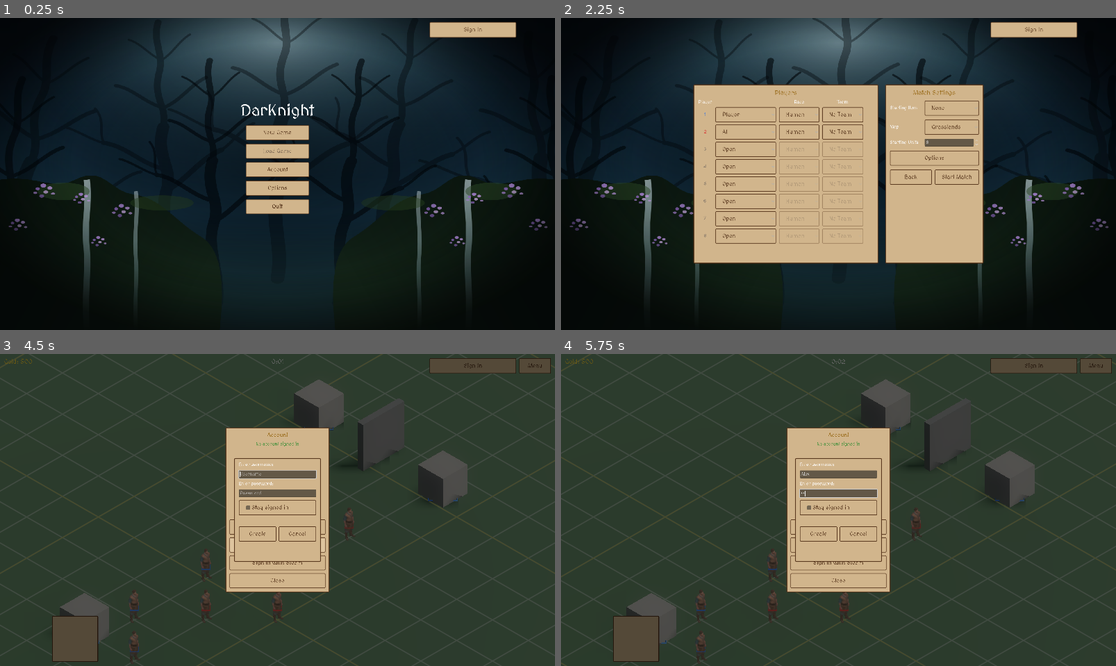
Above: before the commit, frames 1-4 (two rows, left to right).
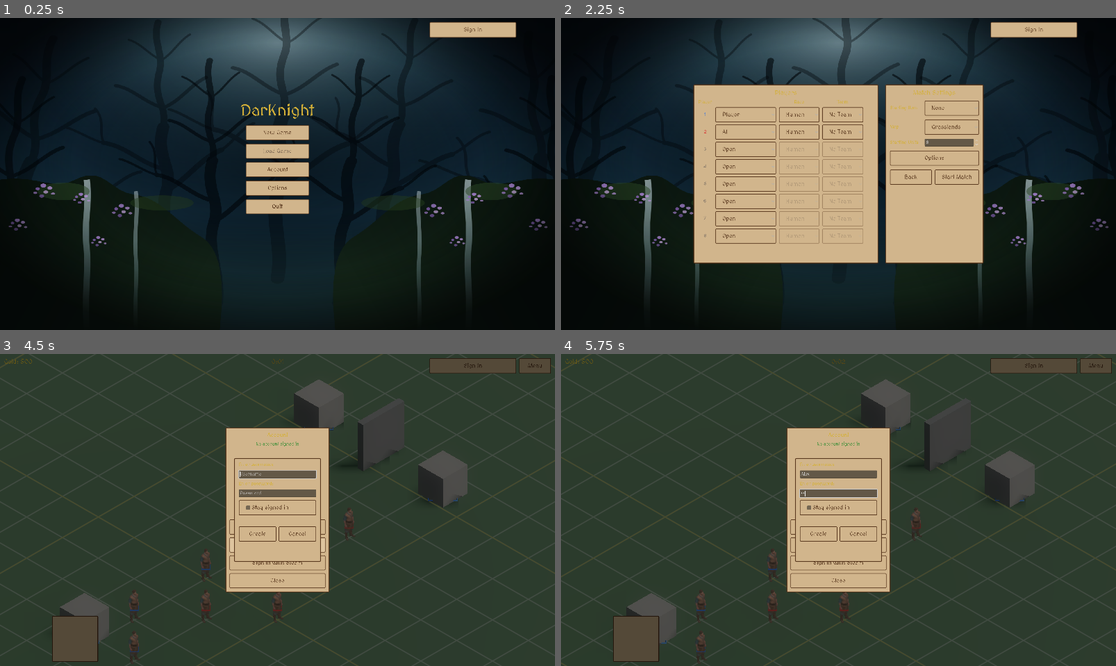
Above: after the commit, the same moments.

Repository: wesleywesleyadams-debug/Aegis-Matrix
Game: Godot game, scene res://scenes/TitleMenu.tscn
Same seed, same stepped clock (60 frames per second), same inputs: the game is played once before the commit and once after it.
Inputs (mouse positions are in pixels of both pictures, inside the frame that each line leads up to):
- Up to frame 1 (0.25 s): no input
- Up to frame 2 (2.25 s): click "New Game" at 0.5 s; click "Back" at 1.25 s; click "New Game" at 2 s
- Up to frame 3 (4.5 s): click "Start Match" at 2.75 s; click "Sign In" at 3.5 s; click "Create New Account" at 4.25 s
- Up to frame 4 (5.75 s): click (838, 475) at 5.02 s; type "Alex" at 5.1 s; click (838, 494) at 5.25 s; type "12" at 5.33 s

The runs differ from the first frame. In frame 1, 0.2% of the frame differs, in the area x 43-57%, y 27-33%; in frame 2, 0.1%; in frame 3, less than 0.1%; in frame 4, less than 0.1%.

Commit message:
Make gold the default Label color everywhere, not just panel titles
Set Label/colors/font_color on the shared theme instead of scattering
per-node color overrides -- every plain Label picks it up
automatically now (Lobby's Player/Race/Team/Starting Item/Map/
Starting Units field labels included, which were still white),
without having to hunt down each one individually. Removed the
now-redundant explicit overrides added for the panel titles last
time, and swapped the golden-brown for a plain gold per feedback.

Co-Authored-By: Claude Sonnet 5 <noreply@anthropic.com>

Diff:
--- a/scenes/AccountMenu.tscn
+++ b/scenes/AccountMenu.tscn
@@ -37,7 +37,6 @@
 layout_mode = 2
 horizontal_alignment = 1
 theme_override_font_sizes/font_size = 20
-theme_override_colors/font_color = Color(0.6, 0.42, 0.1, 1)
 text = "Account"
 
 [node name="ActiveAccountLabel" type="Label" parent="Background/AccountPanel/OuterVBox"]
--- a/scenes/Lobby.tscn
+++ b/scenes/Lobby.tscn
@@ -48,7 +48,6 @@
 layout_mode = 2
 horizontal_alignment = 1
 theme_override_font_sizes/font_size = 22
-theme_override_colors/font_color = Color(0.6, 0.42, 0.1, 1)
 text = "Players"
 
 [node name="PlayersGrid" type="GridContainer" parent="MainHBox/PlayersPanel/PlayersVBox"]
@@ -95,7 +94,6 @@
 layout_mode = 2
 horizontal_alignment = 1
 theme_override_font_sizes/font_size = 22
-theme_override_colors/font_color = Color(0.6, 0.42, 0.1, 1)
 text = "Match Settings"
 
 [node name="ItemRow" type="HBoxContainer" parent="MainHBox/SettingsPanel/SettingsVBox"]
--- a/scenes/Main.tscn
+++ b/scenes/Main.tscn
@@ -436,7 +436,6 @@
 offset_right = 210.0
 offset_bottom = 70.0
 theme_override_font_sizes/font_size = 26
-theme_override_colors/font_color = Color(0.6, 0.42, 0.1, 1)
 horizontal_alignment = 1
 vertical_alignment = 1
 text = "PAUSED"
@@ -465,7 +464,6 @@
 layout_mode = 2
 horizontal_alignment = 1
 theme_override_font_sizes/font_size = 22
-theme_override_colors/font_color = Color(0.6, 0.42, 0.1, 1)
 text = "You Surrendered"
 
 [node name="RestartButton" type="Button" parent="UI/MainMenu/EndStatePanel/VBox"]
--- a/scenes/OptionsMenu.tscn
+++ b/scenes/OptionsMenu.tscn
@@ -39,7 +39,6 @@
 [node name="TitleLabel" type="Label" parent="Background/Panel/VBox"]
 layout_mode = 2
 theme_override_font_sizes/font_size = 24
-theme_override_colors/font_color = Color(0.6, 0.42, 0.1, 1)
 horizontal_alignment = 1
 text = "Options"
 
--- a/scenes/TitleMenu.tscn
+++ b/scenes/TitleMenu.tscn
@@ -101,7 +101,6 @@
 layout_mode = 2
 horizontal_alignment = 1
 theme_override_font_sizes/font_size = 20
-theme_override_colors/font_color = Color(0.6, 0.42, 0.1, 1)
 text = "Load Game"
 
 [node name="ScrollContainer" type="ScrollContainer" parent="LoadListPanel/OuterVBox"]
--- a/themes/hud_theme.tres
+++ b/themes/hud_theme.tres
@@ -76,3 +76,4 @@
 Button/colors/font_pressed_color = Color(0.25, 0.15, 0.08, 1)
 Button/colors/font_focus_color = Color(0.35, 0.22, 0.12, 1)
 Button/colors/font_disabled_color = Color(0.5, 0.42, 0.34, 1)
+Label/colors/font_color = Color(0.83, 0.69, 0.22, 1)
